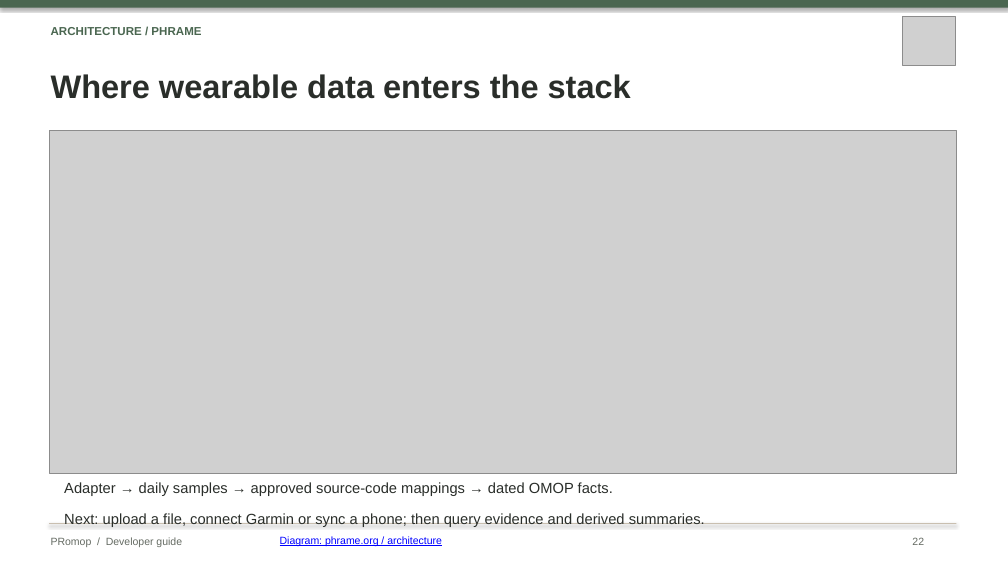
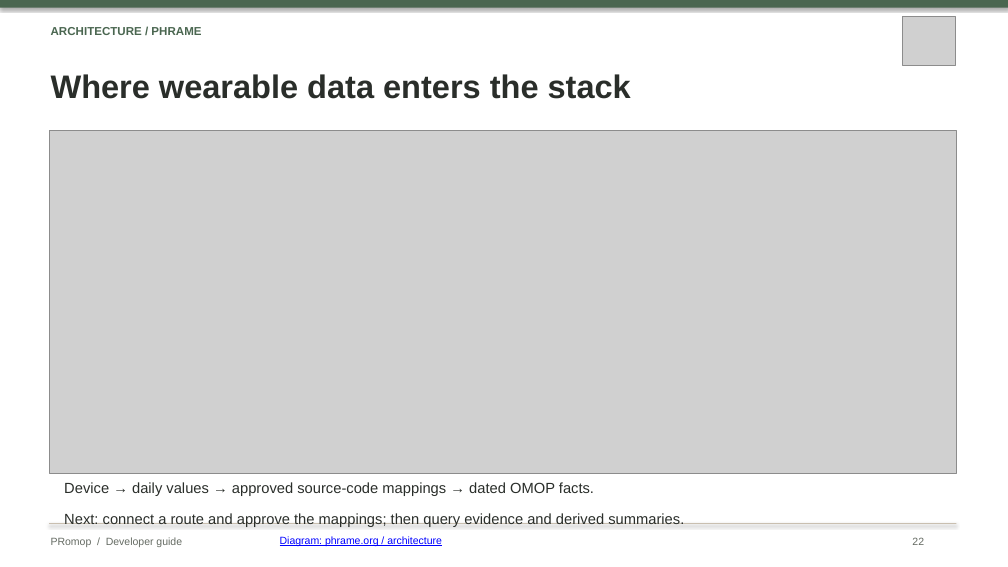
Before and after one commit to healthkey-ai/promop, a slide deck: slide 22 of PRomop_Developer_Guide.pptx. Drawn at 1008x567 pixels with LibreOffice and Linux fonts; fonts in the diff are those of the drawing; grey boxes stand for pictures. Boxes give left, top, right and bottom in pixels: in the first picture for what was removed or moved away, otherwise in the second. Text is boxed around its words. In the diff, an @@ line names an element or a change of style, - is before the commit and + after.

```diff
--- a/PRomop_Developer_Guide.pptx
+++ b/PRomop_Developer_Guide.pptx
@@ text at (64, 482, 684, 527): text changed @@
-Adapter → daily samples → approved source-code mappings → dated OMOP facts.
-Next: upload a file, connect Garmin or sync a phone; then query evidence and derived summaries.
+Device → daily values → approved source-code mappings → dated OMOP facts.
+Next: connect a route and approve the mappings; then query evidence and derived summaries.
```
Also in this commit, not shown: 4 other slides changed, 2 slides removed.
